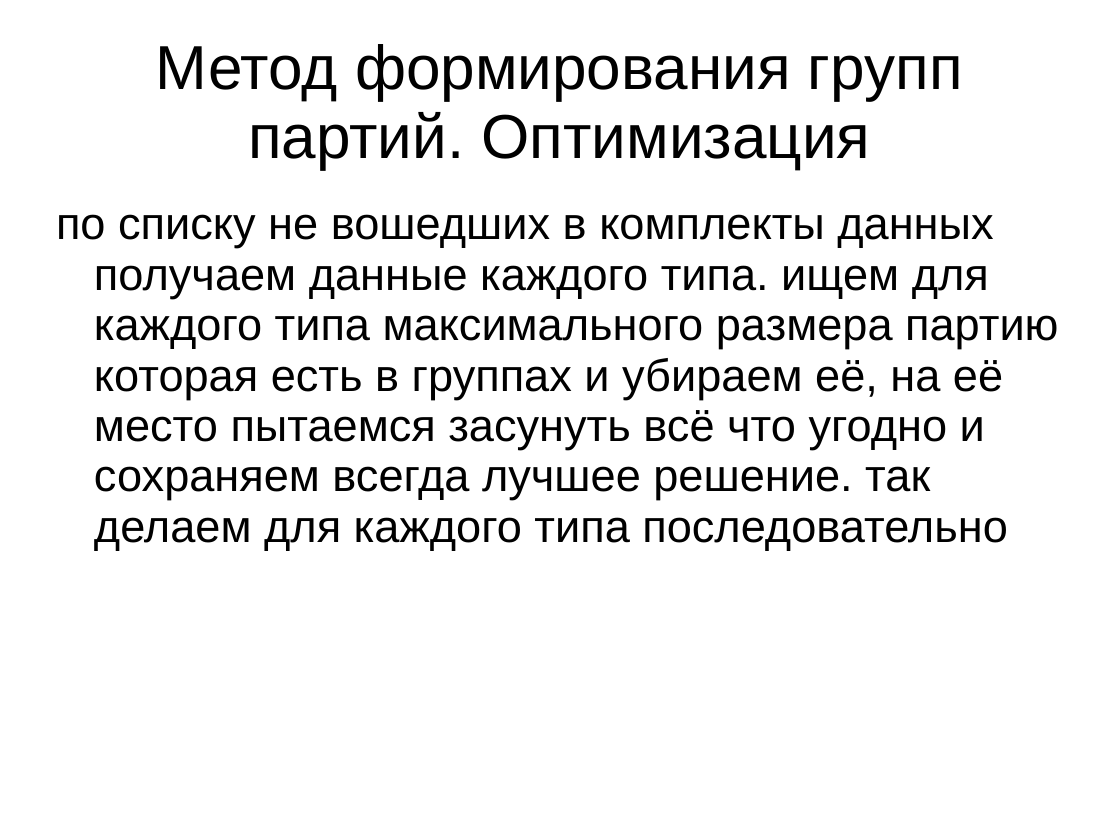
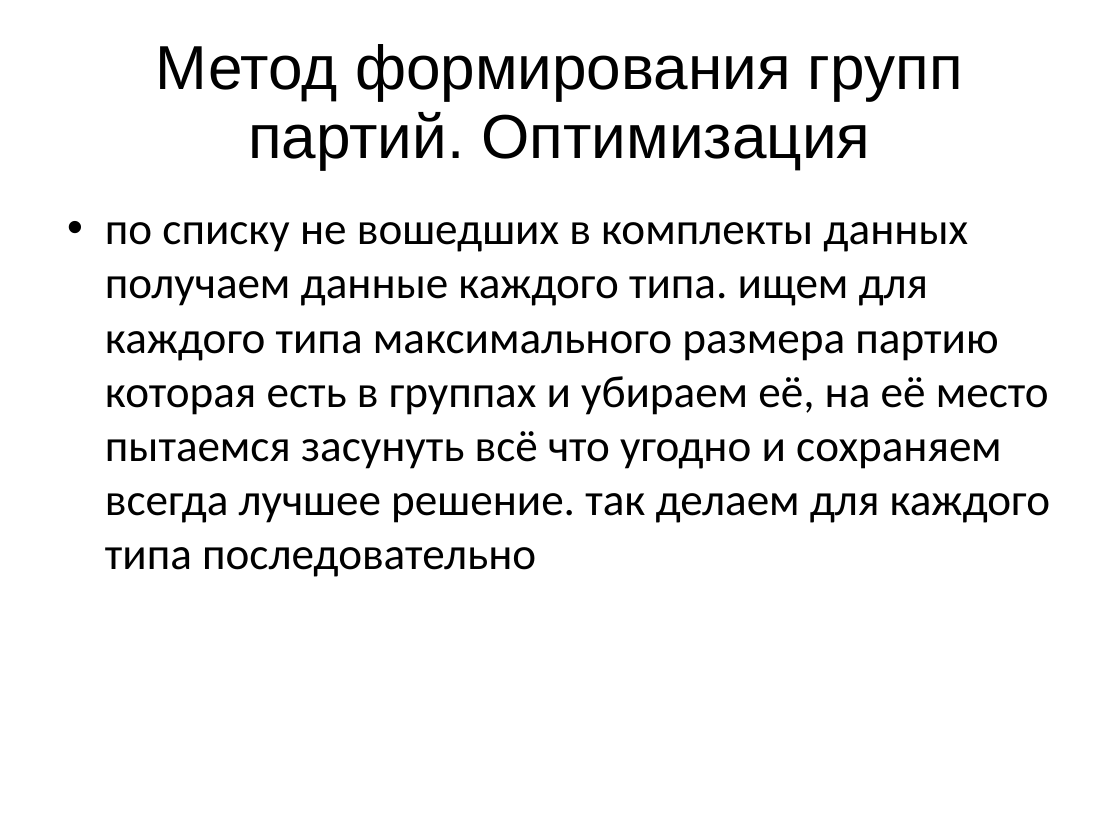
Before and after one commit to sasha2567/diplom, a slide deck: slide 15 of К защите/Саша/В диплом/На защиту.ppt. Drawn at 1120x840 pixels with LibreOffice and Linux fonts; fonts in the diff are those of the drawing. Boxes give left, top, right and bottom in pixels: in the first picture for what was removed or moved away, otherwise in the second. Text is boxed around its words. In the diff, an @@ line names an element or a change of style, - is before the commit and + after.

```diff
--- a/К защите/Саша/В диплом/На защиту.ppt
+++ b/К защите/Саша/В диплом/На защиту.ppt
@@ text "по списку не вошедших в ..." at [105,222,1050,577]: font Arial to Calibri; bullet none to •; line spacing 0.93 to 1; more space between paragraphs @@
```
Also in this commit, not shown: 18 other slides changed, 5 other files.
